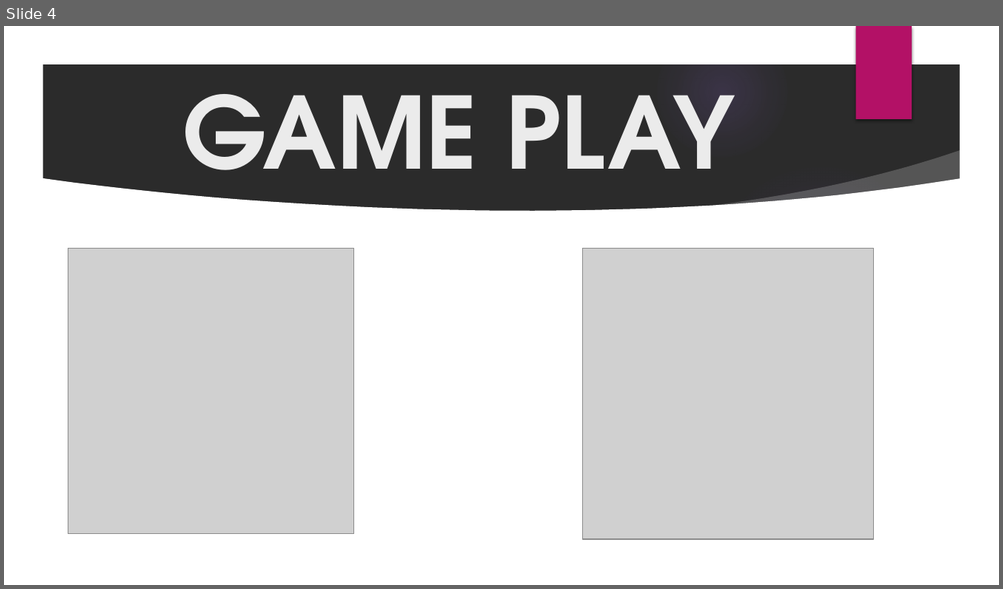
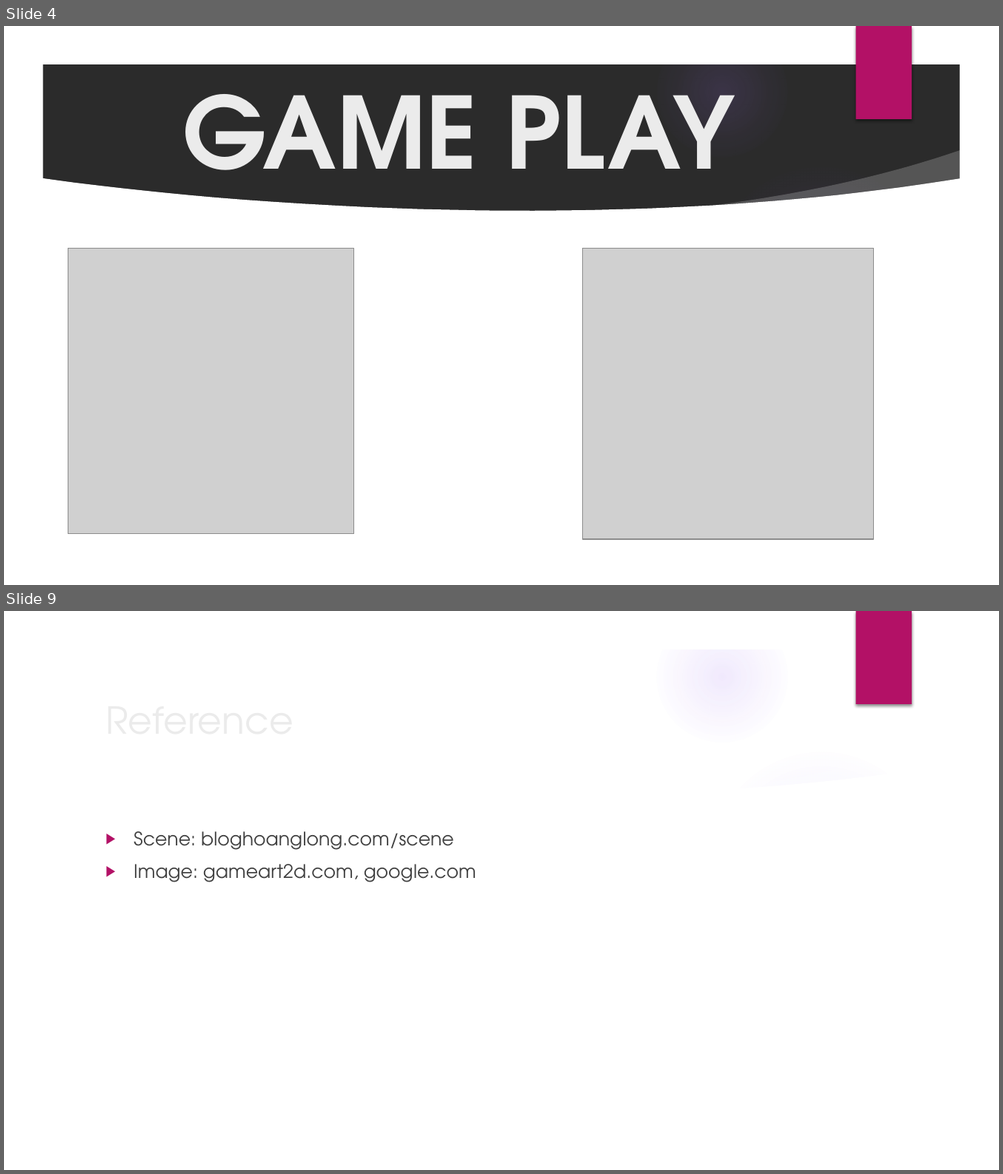
Before and after one commit to mailonggit/project-game-2048, a slide deck: GROUP PROJECT.pptx. Shown one above the other, each under a label of ours: slide 4 before the commit, slides 4 and 9 after it; the slides between them are not shown. The pictures are 1003x589 and 1003x1174 pixels, drawn with LibreOffice and Linux fonts; fonts in the diff are those of the drawing; grey boxes stand for pictures; background and template pictures are left out; a plain dark background stands for a picture behind light text. Boxes give left, top, right and bottom in pixels: in the first picture for what was removed or moved away, otherwise in the second. Text is boxed around its words. In the diff, an @@ line names an element or a change of style, - is before the commit and + after.

```diff
--- a/GROUP PROJECT.pptx
+++ b/GROUP PROJECT.pptx
@@ slide 9 added at box(4, 611, 999, 1170), background picture (left out); not listed: 9 template elements that a slide beside it also shows @@
@@ title added at box(98, 690, 813, 748), 36 pt, text #EBEBEB @@
+Reference
@@ text added at box(134, 832, 476, 883), 18 pt, text #404040 @@
+▶ Scene: bloghoanglong.com/scene
+▶ Image: gameart2d.com, google.com
```
Also in this commit, not shown: 4 other slides added, 1 slide removed, 4 other files.
